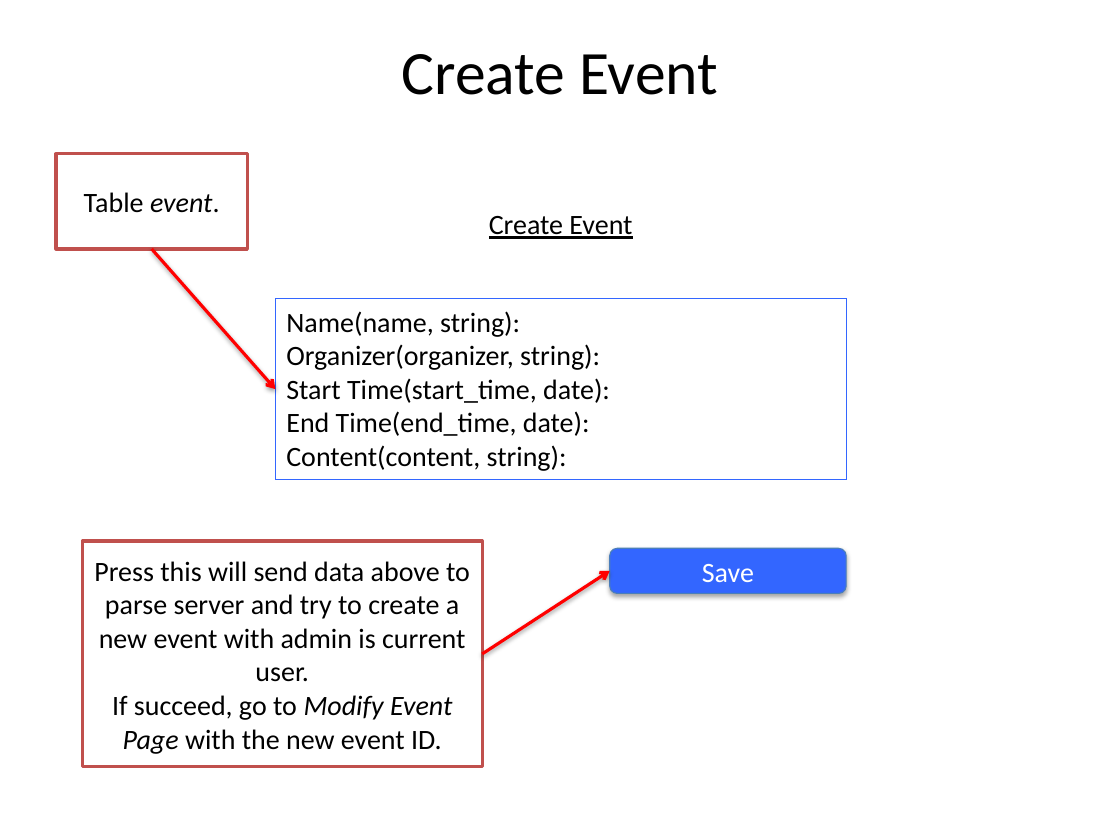
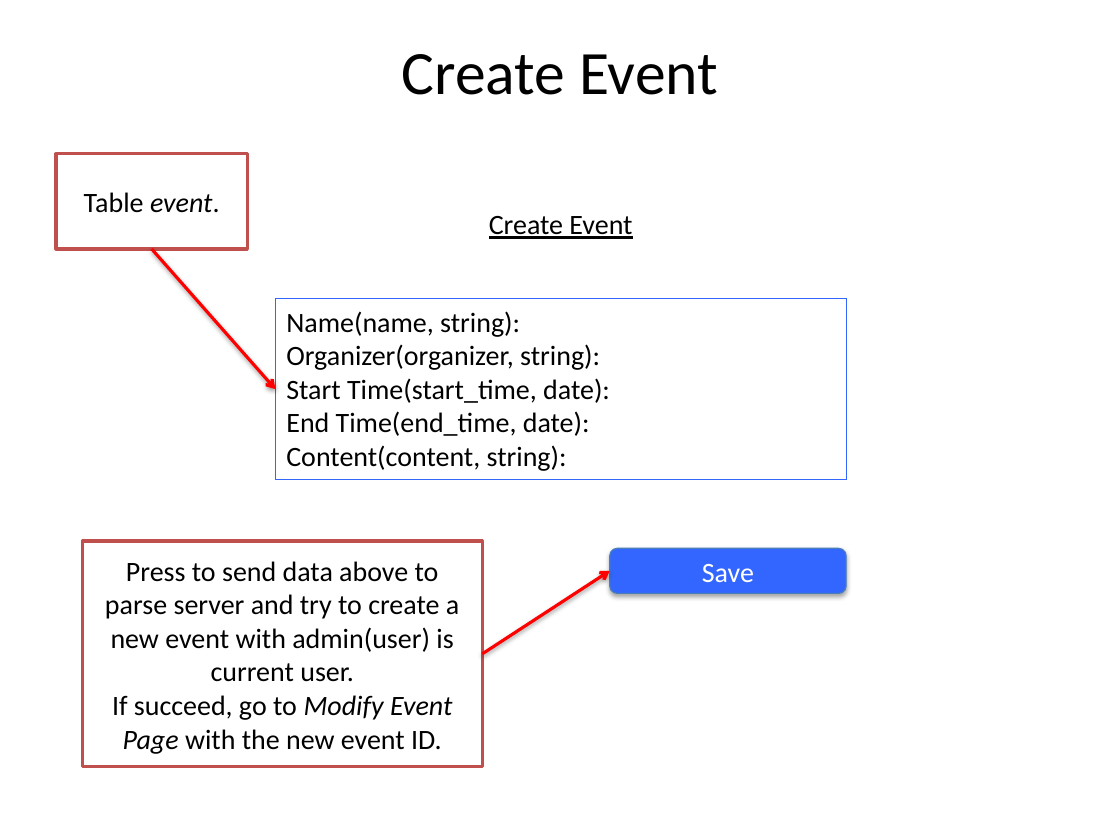
Before and after one commit to jan0054/colloquium.me-dev, a slide deck: slide 5 of web_source/cmmathweb 2.pptx. Drawn at 1120x840 pixels with LibreOffice and Linux fonts; fonts in the diff are those of the drawing. Boxes give left, top, right and bottom in pixels: in the first picture for what was removed or moved away, otherwise in the second. Text is boxed around its words. In the diff, an @@ line names an element or a change of style, - is before the commit and + after.

```diff
--- a/web_source/cmmathweb 2.pptx
+++ b/web_source/cmmathweb 2.pptx
@@ text in rectangle at <box>105,561,459,682</box>: text changed @@
-Press this will send data above to parse server and try to create a new event with admin is current user.
+Press to send data above to parse server and try to create a new event with admin(user) is current user.
```
Also in this commit, not shown: 9 other slides changed.
